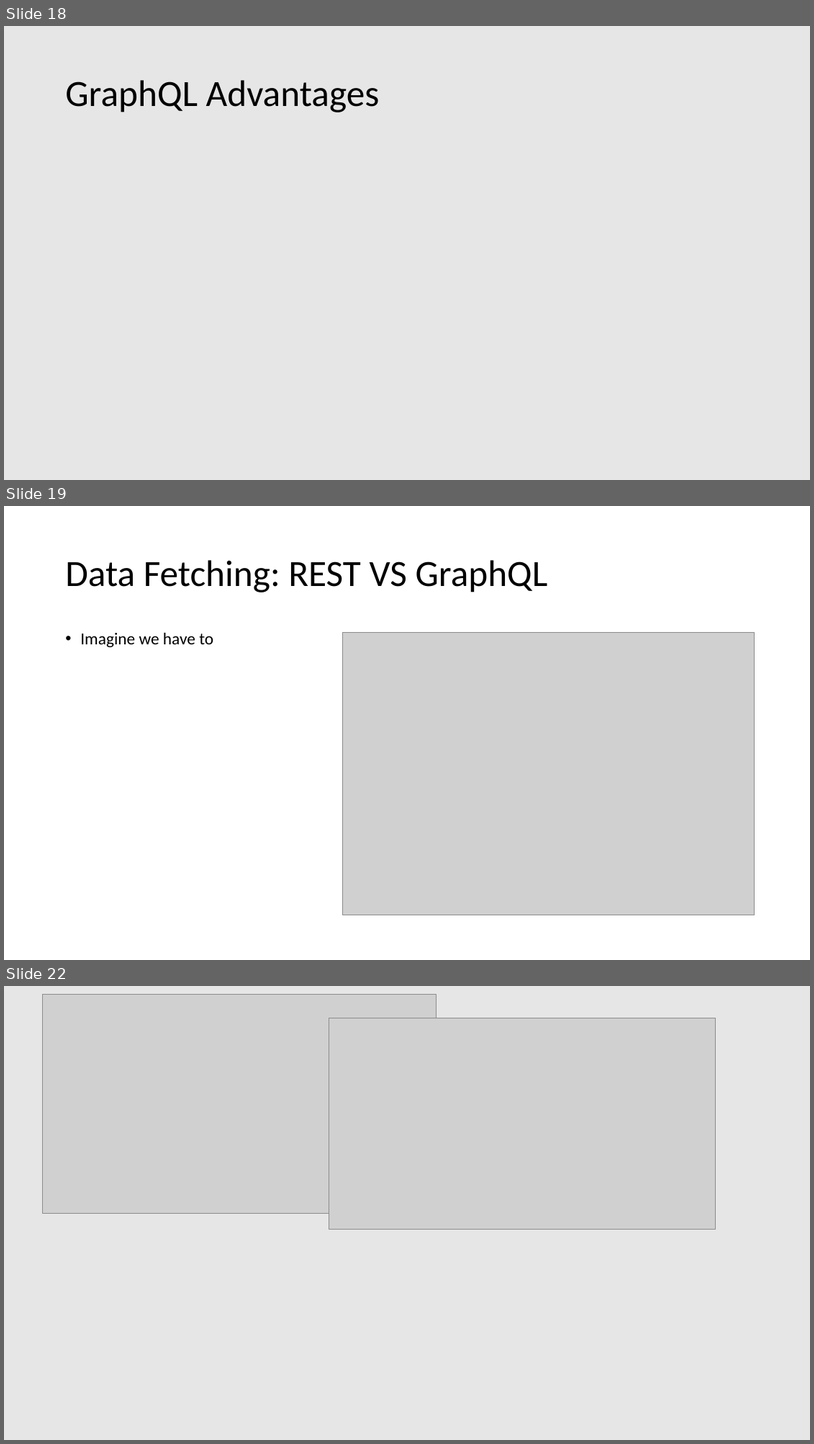
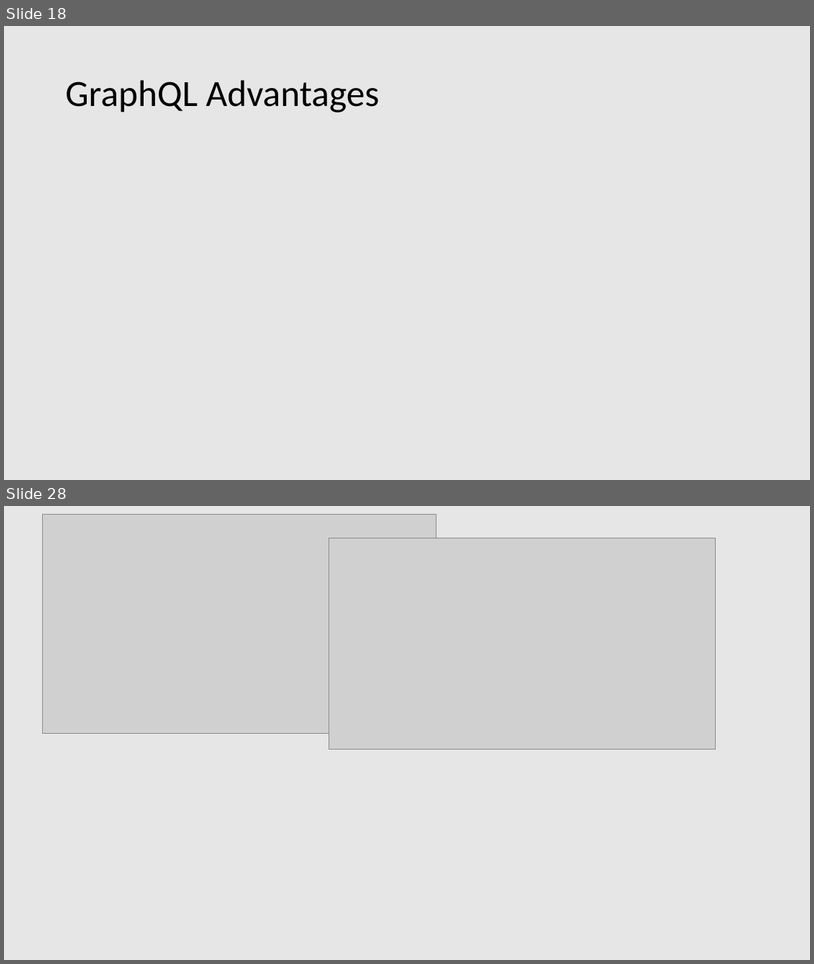
Before and after one commit to patelg123/graphql-presentation, a slide deck: current.pptx. Shown one above the other, each under a label of ours: slides 18, 19 and 22 before the commit, slides 18 and 28 after it; the slides between them are not shown. The pictures are 814x1444 and 814x964 pixels, drawn with LibreOffice and Linux fonts; fonts in the diff are those of the drawing; grey boxes stand for pictures. Boxes give left, top, right and bottom in pixels: in the first picture for what was removed or moved away, otherwise in the second. Text is boxed around its words. In the diff, an @@ line names an element or a change of style, - is before the commit and + after.

```diff
--- a/current.pptx
+++ b/current.pptx
@@ slide 19 removed at (4, 506, 810, 960), background #FFFFFF @@
@@ title removed at (65, 560, 548, 592) @@
-Data Fetching: REST VS GraphQL
@@ text removed at (80, 632, 214, 647) @@
-• Imagine we have to
@@ picture removed at (343, 632, 756, 914) @@
@@ what was slide 22 is now slide 28 @@
```
Also in this commit, not shown: 9 slides added, 2 other slides removed, 1 other file.
